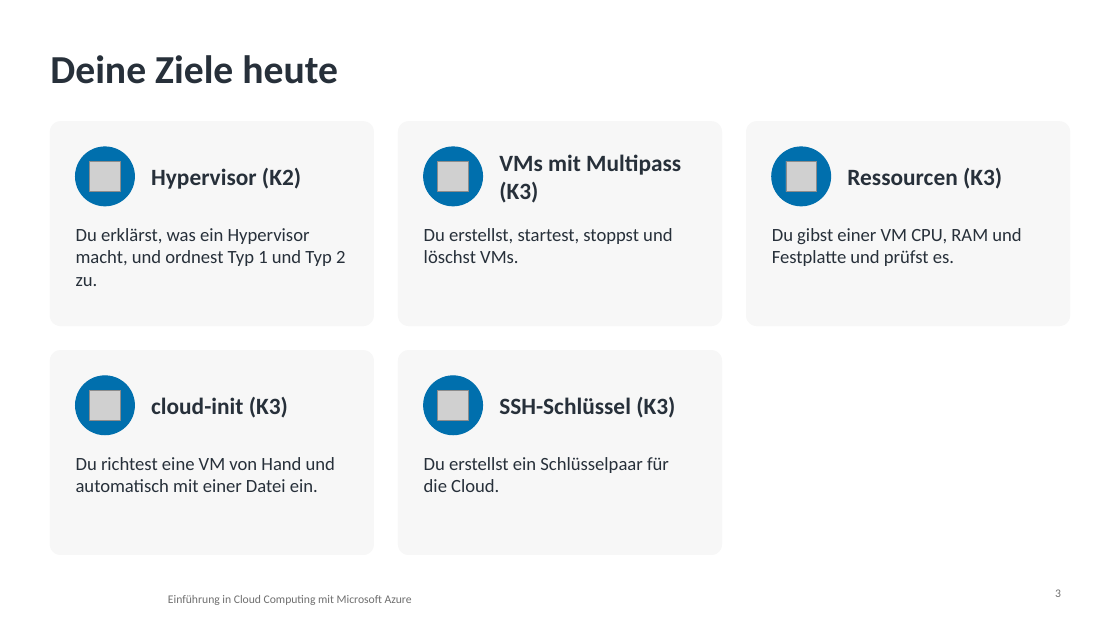
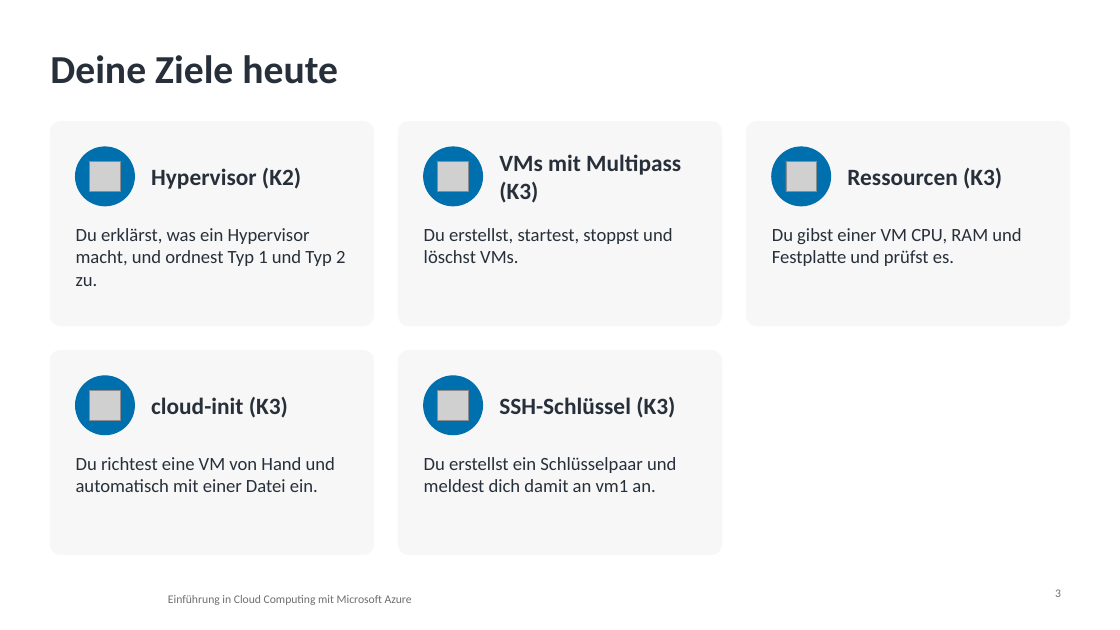
Before and after one commit to pat-teacher/azure-basics-training, a slide deck: slide 3 of praesentationen/tag-1-virtualisierung.pptx. Drawn at 1120x630 pixels with LibreOffice and Linux fonts; fonts in the diff are those of the drawing; grey boxes stand for pictures; background and template pictures are left out. Boxes give left, top, right and bottom in pixels: in the first picture for what was removed or moved away, otherwise in the second. Text is boxed around its words. In the diff, an @@ line names an element or a change of style, - is before the commit and + after.

```diff
--- a/praesentationen/tag-1-virtualisierung.pptx
+++ b/praesentationen/tag-1-virtualisierung.pptx
@@ text at (424, 457, 676, 492): text changed @@
-Du erstellst ein Schlüsselpaar für die Cloud.
+Du erstellst ein Schlüsselpaar und meldest dich damit an vm1 an.
```
Also in this commit, not shown: 1 other slide changed, 10 other files.
